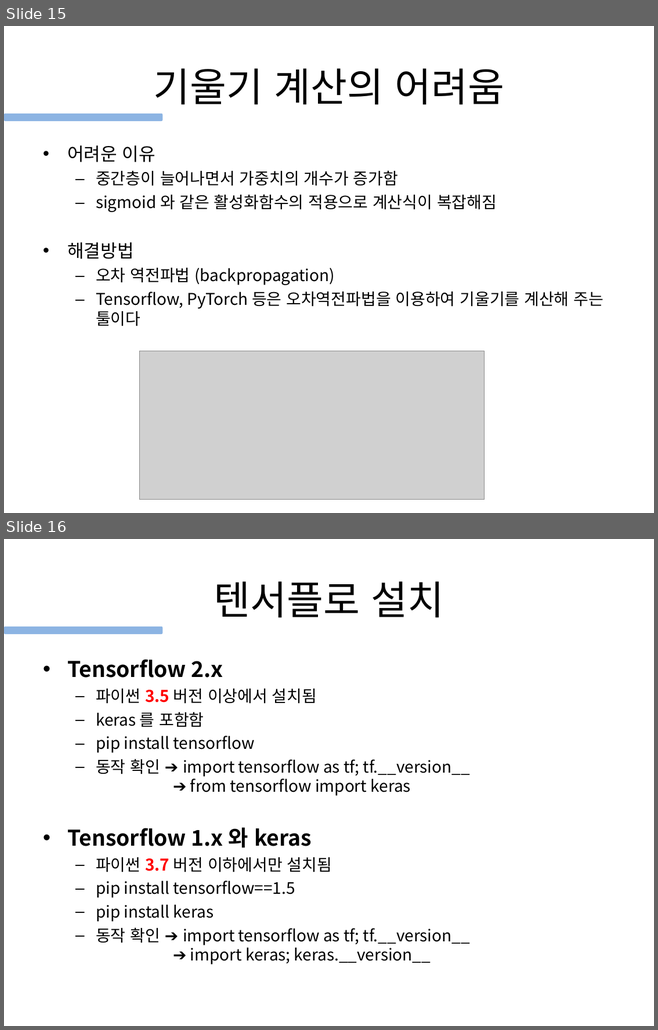
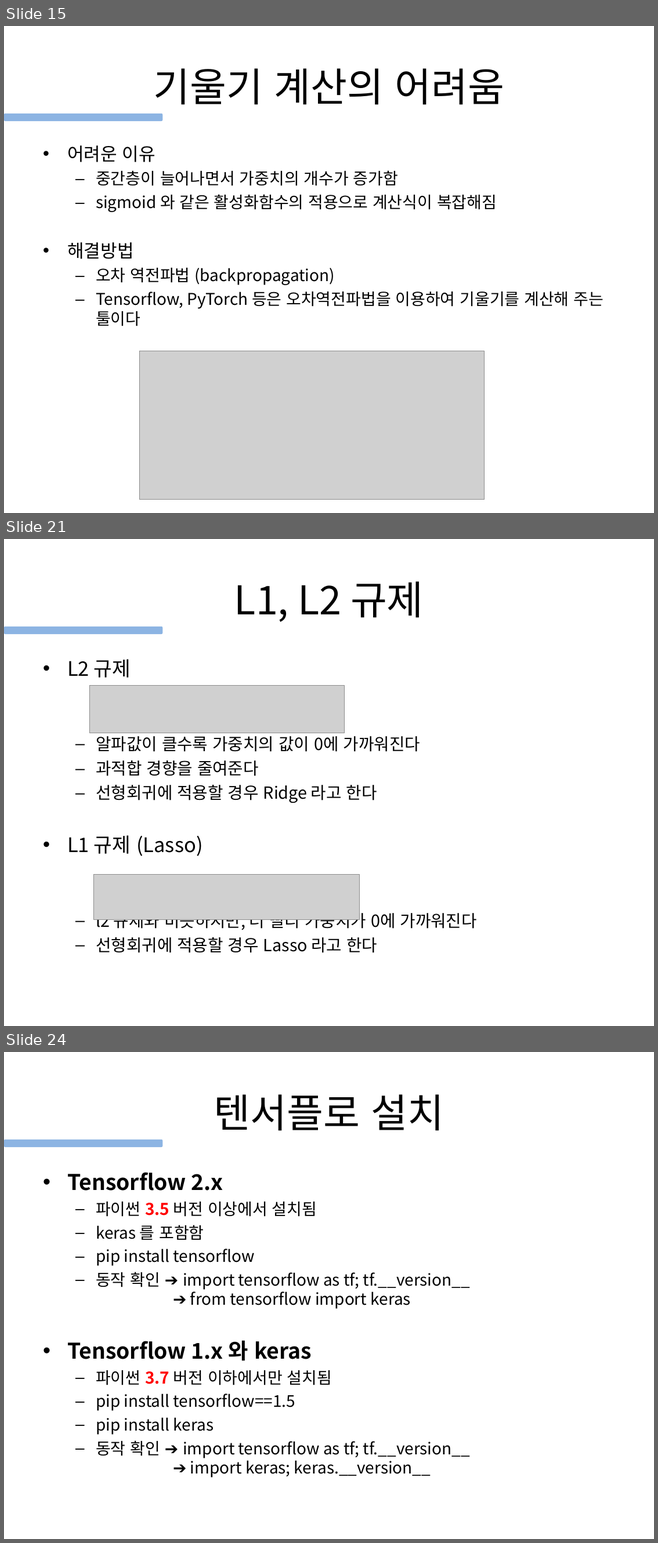
Before and after one commit to gubosd/lecture19, a slide deck: 20210705_4_신경망과딥러닝.ppt. Shown one above the other, each under a label of ours: slides 15 and 16 before the commit, slides 15, 21 and 24 after it; the slides between them are not shown. The pictures are 658x1030 and 658x1543 pixels, drawn with LibreOffice and Linux fonts; fonts in the diff are those of the drawing; grey boxes stand for pictures. Boxes give left, top, right and bottom in pixels: in the first picture for what was removed or moved away, otherwise in the second. Text is boxed around its words. In the diff, an @@ line names an element or a change of style, - is before the commit and + after.

```diff
--- a/20210705_4_신경망과딥러닝.ppt
+++ b/20210705_4_신경망과딥러닝.ppt
@@ slide 21 added at (4,539,654,1026), background #FFFFFF @@
@@ title added at (234,581,423,622), 44 pt, text #000000 @@
+L1, L2 규제
@@ rounded rectangle added at (4,627,162,635), fill #8CB4E3 @@
@@ text added at (67,659,477,953), 18.5 pt, text #000000 @@
+• L2 규제
+  – 알파값이 클수록 가중치의 값이 0에 가까워진다
+  – 과적합 경향을 줄여준다
+  – 선형회귀에 적용할 경우 Ridge 라고 한다
+• L1 규제 (Lasso)
+  – l2 규제와 비슷하지만, 더 빨리 가중치가 0에 가까워진다
+  – 선형회귀에 적용할 경우 Lasso 라고 한다
@@ picture added at (90,685,344,733) @@
@@ picture added at (94,875,360,919) @@
@@ what was slide 16 is now slide 24 @@
```
Also in this commit, not shown: 1 slide changed, 7 other slides added.
